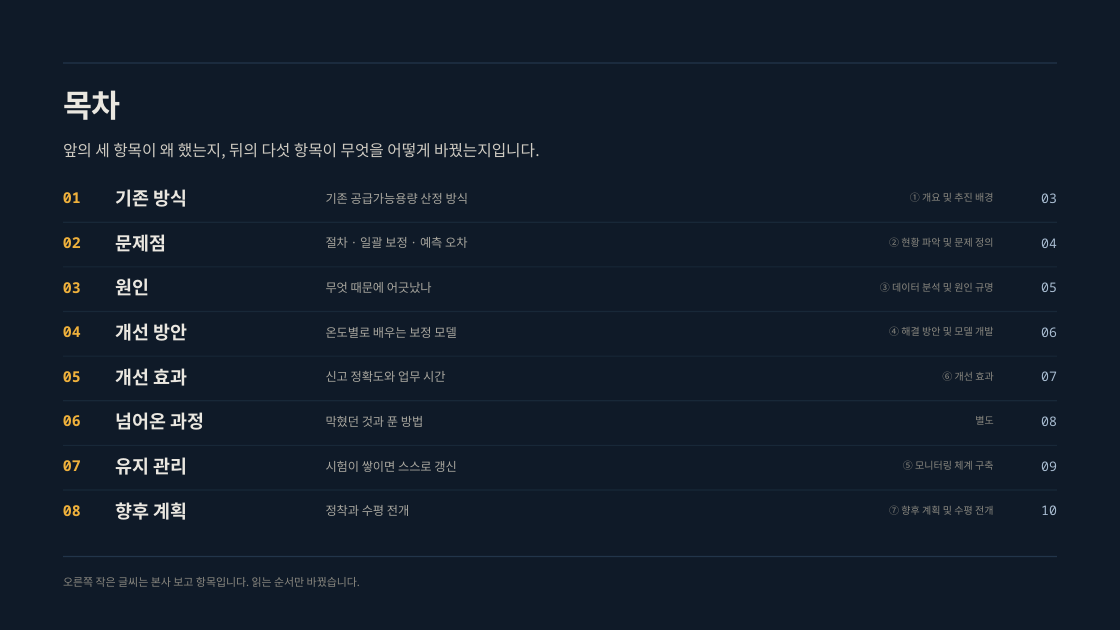
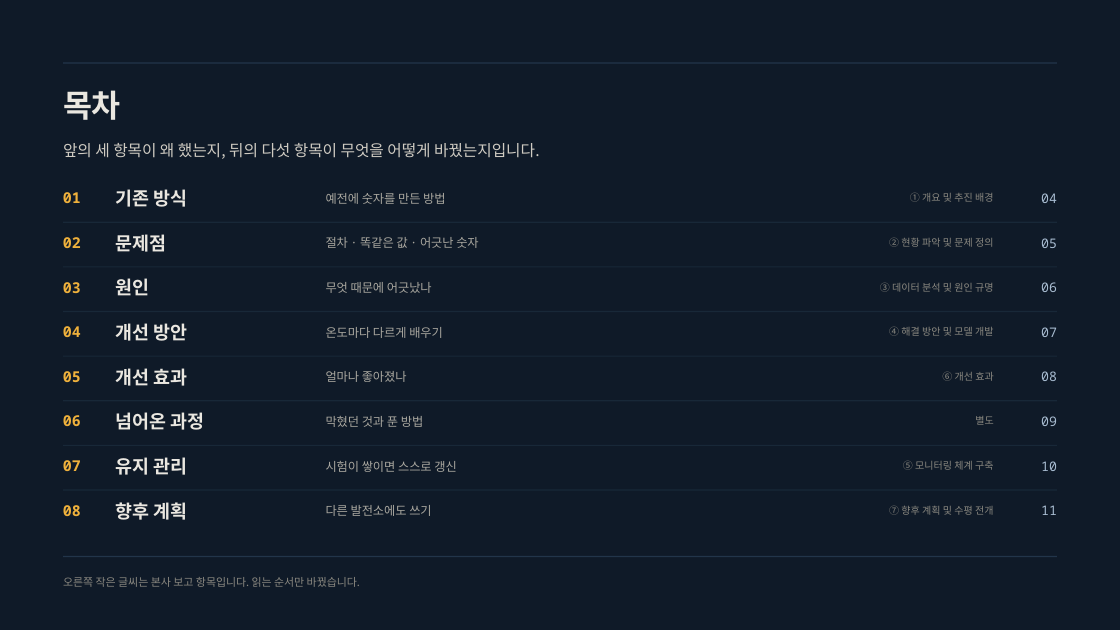
Before and after one commit to jooh-ai/Narae-AI, a slide deck: slide 2 of docs/ppt/위례_공급가능용량_최종발표_v3.pptx. Drawn at 1120x630 pixels with LibreOffice and Linux fonts; fonts in the diff are those of the drawing. Boxes give left, top, right and bottom in pixels: in the first picture for what was removed or moved away, otherwise in the second. Text is boxed around its words. In the diff, an @@ line names an element or a change of style, - is before the commit and + after.

```diff
--- a/docs/ppt/위례_공급가능용량_최종발표_v3.pptx
+++ b/docs/ppt/위례_공급가능용량_최종발표_v3.pptx
@@ text at [326, 193, 445, 204]: text changed @@
-기존 공급가능용량 산정 방식
+예전에 숫자를 만든 방법
@@ text removed at [1041, 193, 1057, 203] @@
-03
@@ text at [326, 237, 478, 248]: text changed @@
-절차 · 일괄 보정 · 예측 오차
+절차 · 똑같은 값 · 어긋난 숫자
@@ text at [326, 327, 443, 338]: text changed @@
-온도별로 배우는 보정 모델
+온도마다 다르게 배우기
@@ 7 texts: place and size @@
-7 texts at [1041, 238, 1057, 515]
+7 texts at [1041, 193, 1057, 471]
@@ text at [326, 371, 407, 382]: text changed @@
-신고 정확도와 업무 시간
+얼마나 좋아졌나
@@ text at [326, 505, 431, 516]: text changed @@
-정착과 수평 전개
+다른 발전소에도 쓰기
@@ text added at [1041, 505, 1057, 515], 11.2 pt, text #A8BCD1 @@
+11
```
Also in this commit, not shown: 8 other slides changed, 1 slide added, 16 other files.
